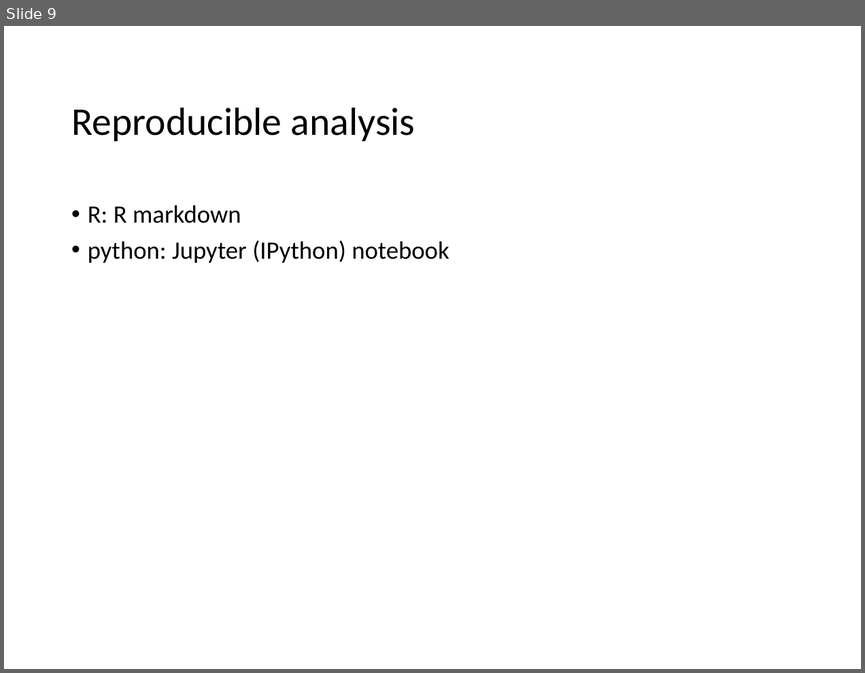
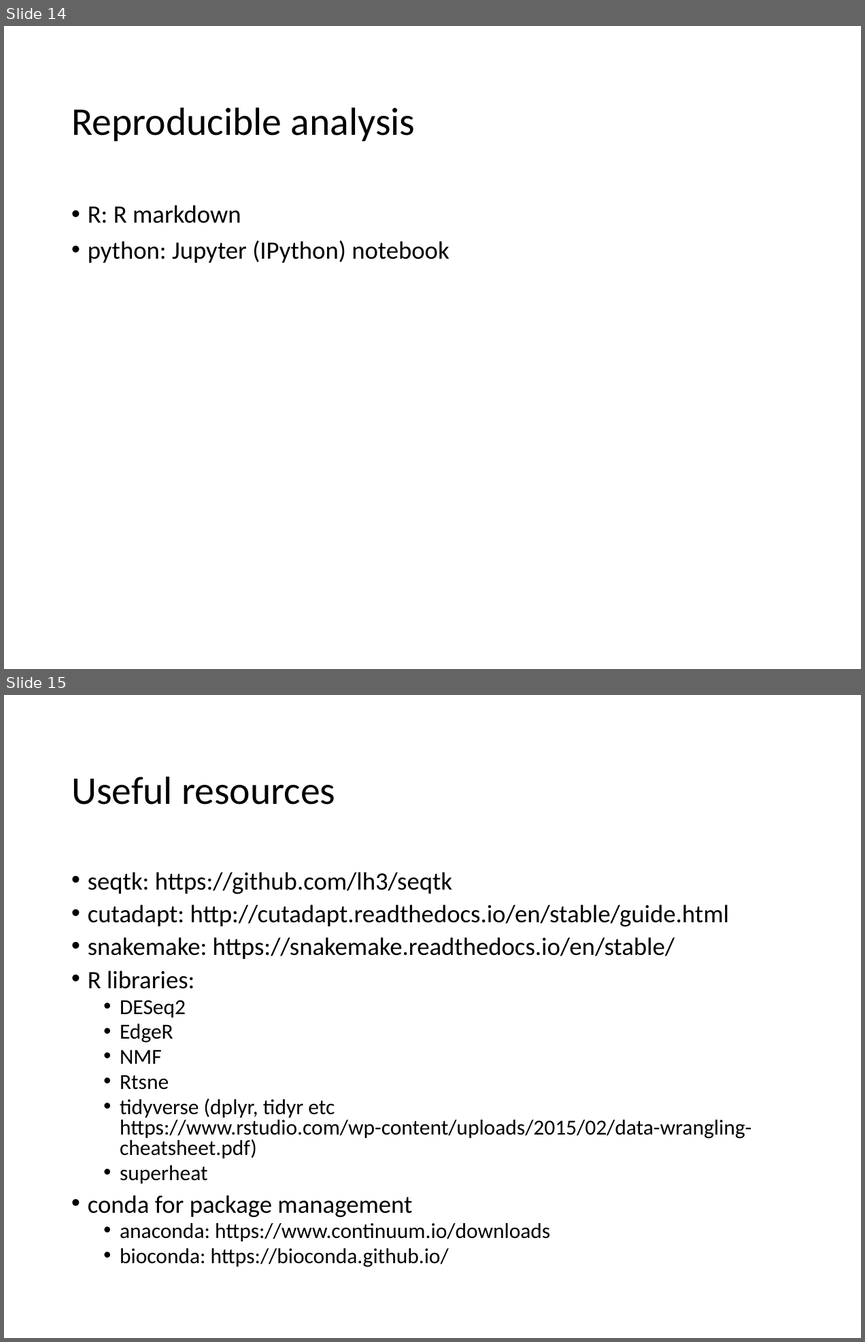
Before and after one commit to Yue-Jiang/achems, a slide deck: rna-seq workshop.pptx. Shown one above the other, each under a label of ours: slide 9 before the commit, slides 14 and 15 after it. The pictures are 865x673 and 865x1342 pixels, drawn with LibreOffice and Linux fonts; fonts in the diff are those of the drawing. Boxes give left, top, right and bottom in pixels: in the first picture for what was removed or moved away, otherwise in the second. Text is boxed around its words. In the diff, an @@ line names an element or a change of style, - is before the commit and + after.

```diff
--- a/rna-seq workshop.pptx
+++ b/rna-seq workshop.pptx
@@ slide 15 added at [4,695,861,1338], background #FFFFFF @@
@@ title added at [71,777,335,804], 33 pt, text #000000 @@
+Useful resources
@@ text added at [88,872,751,1267], 18 pt, text #000000 @@
+• seqtk: https://github.com/lh3/seqtk
+• cutadapt: http://cutadapt.readthedocs.io/en/stable/guide.html
+• snakemake: https://snakemake.readthedocs.io/en/stable/
+• R libraries:
+  • DESeq2
+  • EdgeR
+  • NMF
+  • Rtsne
+  • tidyverse (dplyr, tidyr etc https://www.rstudio.com/wp-content/uploads/2015/02/data-wrangling-cheatsheet.pdf)
+  • superheat
+• conda for package management
+  • anaconda: https://www.continuum.io/downloads
+  • bioconda: https://bioconda.github.io/
@@ what was slide 9 is now slide 14 @@
```
Also in this commit, not shown: 5 slides changed, 5 other slides added.
